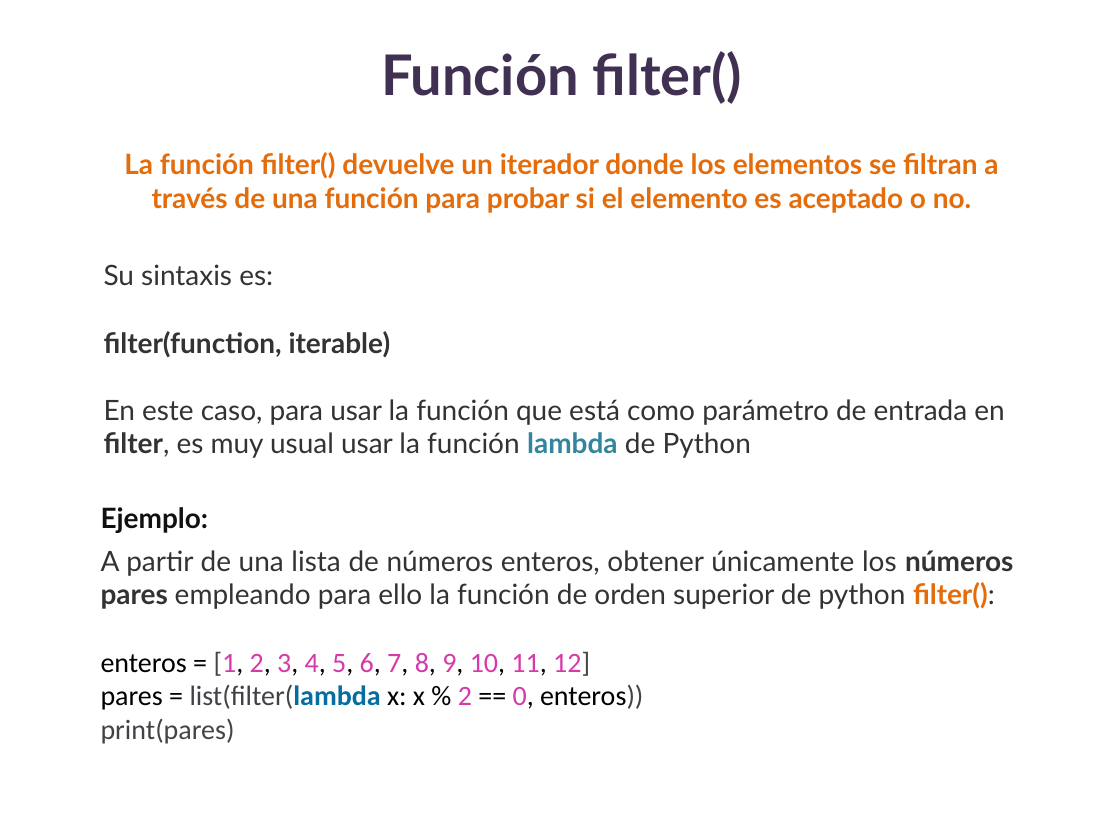
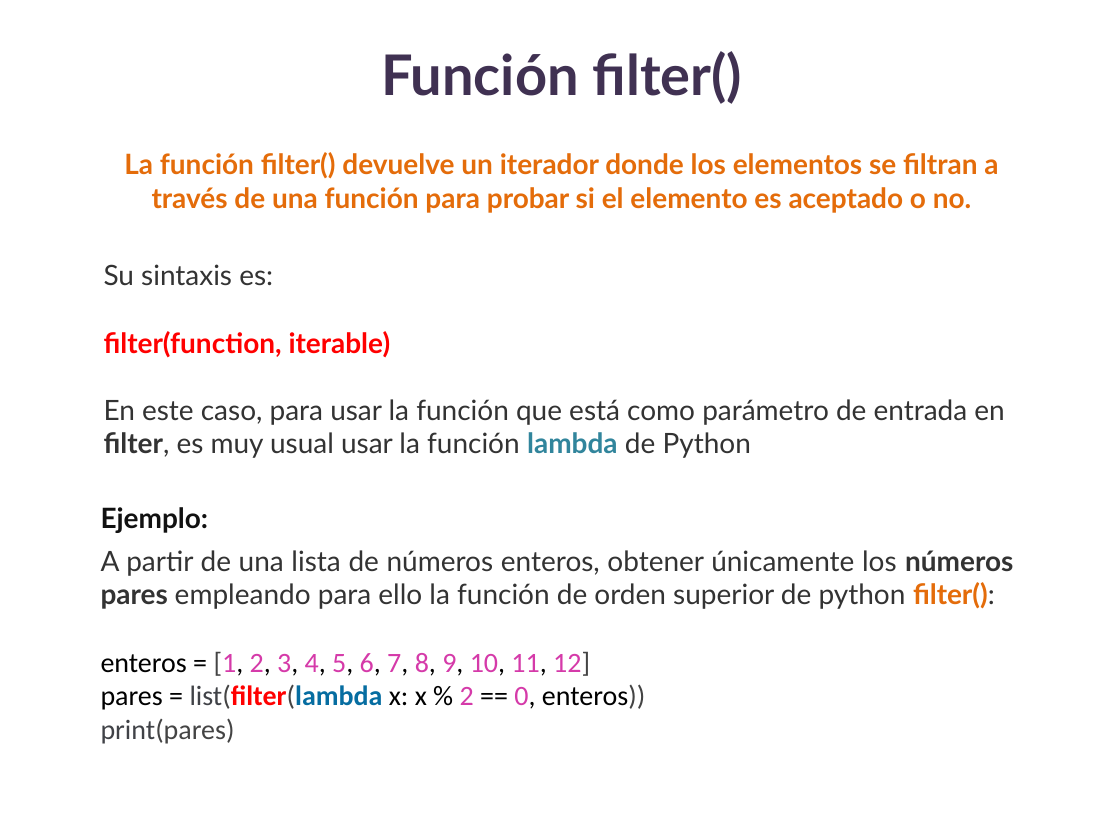
Before and after one commit to lizetheP/Analitica, a slide deck: slide 5 of CalendarioAgo2022/presentaciones/11_FuncionesOrdenSuperior.pptx. Drawn at 1120x840 pixels with LibreOffice and Linux fonts; fonts in the diff are those of the drawing. Boxes give left, top, right and bottom in pixels: in the first picture for what was removed or moved away, otherwise in the second. Text is boxed around its words. In the diff, an @@ line names an element or a change of style, - is before the commit and + after.

```diff
--- a/CalendarioAgo2022/presentaciones/11_FuncionesOrdenSuperior.pptx
+++ b/CalendarioAgo2022/presentaciones/11_FuncionesOrdenSuperior.pptx
@@ text at box(104, 331, 391, 358): text colour #333333 to #FF0000 in "filter(function, iterable)" @@
@@ text at box(101, 684, 645, 710): text colour #404247 to #FF0000, bold on in "list(filter(lambda" @@
```
Also in this commit, not shown: 4 other slides changed, 4 slides added, 14 other files.
